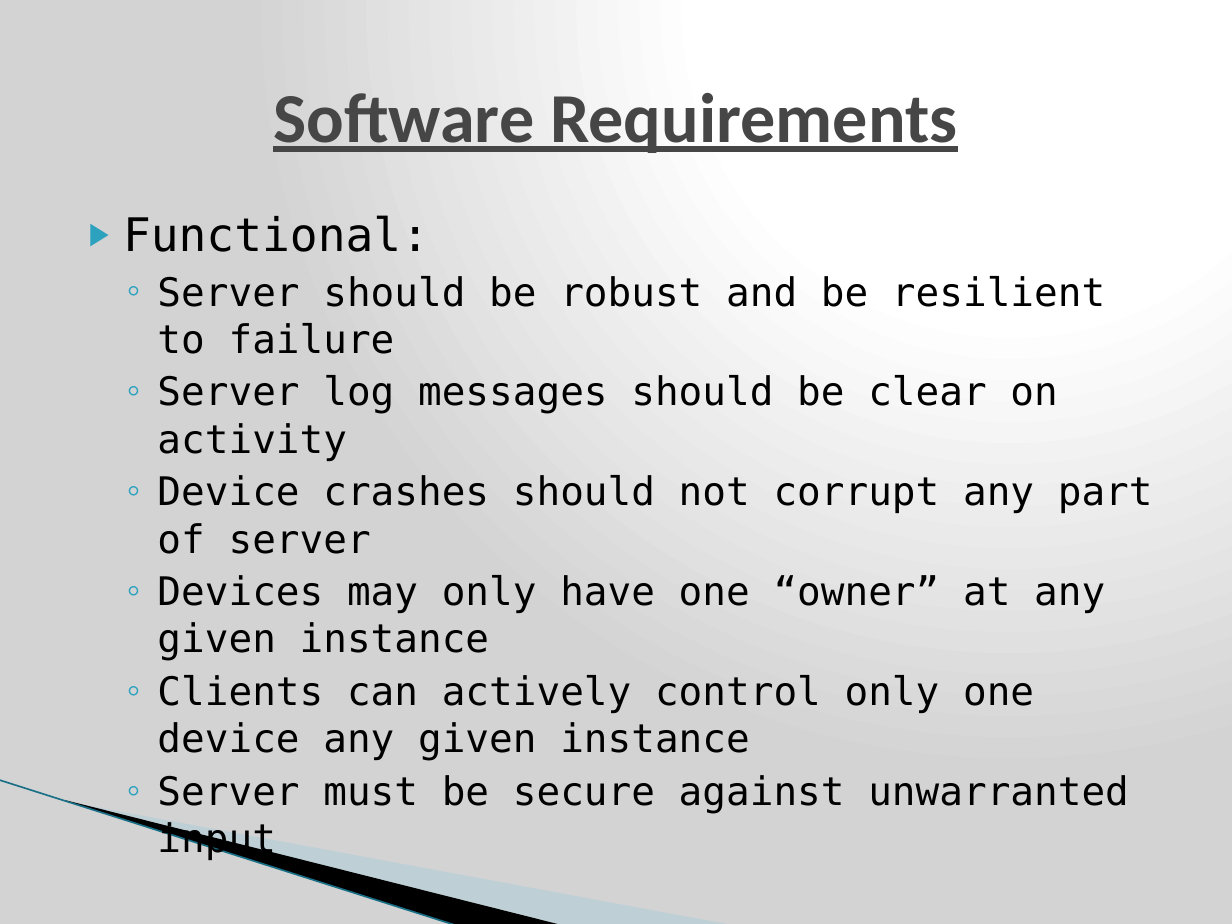
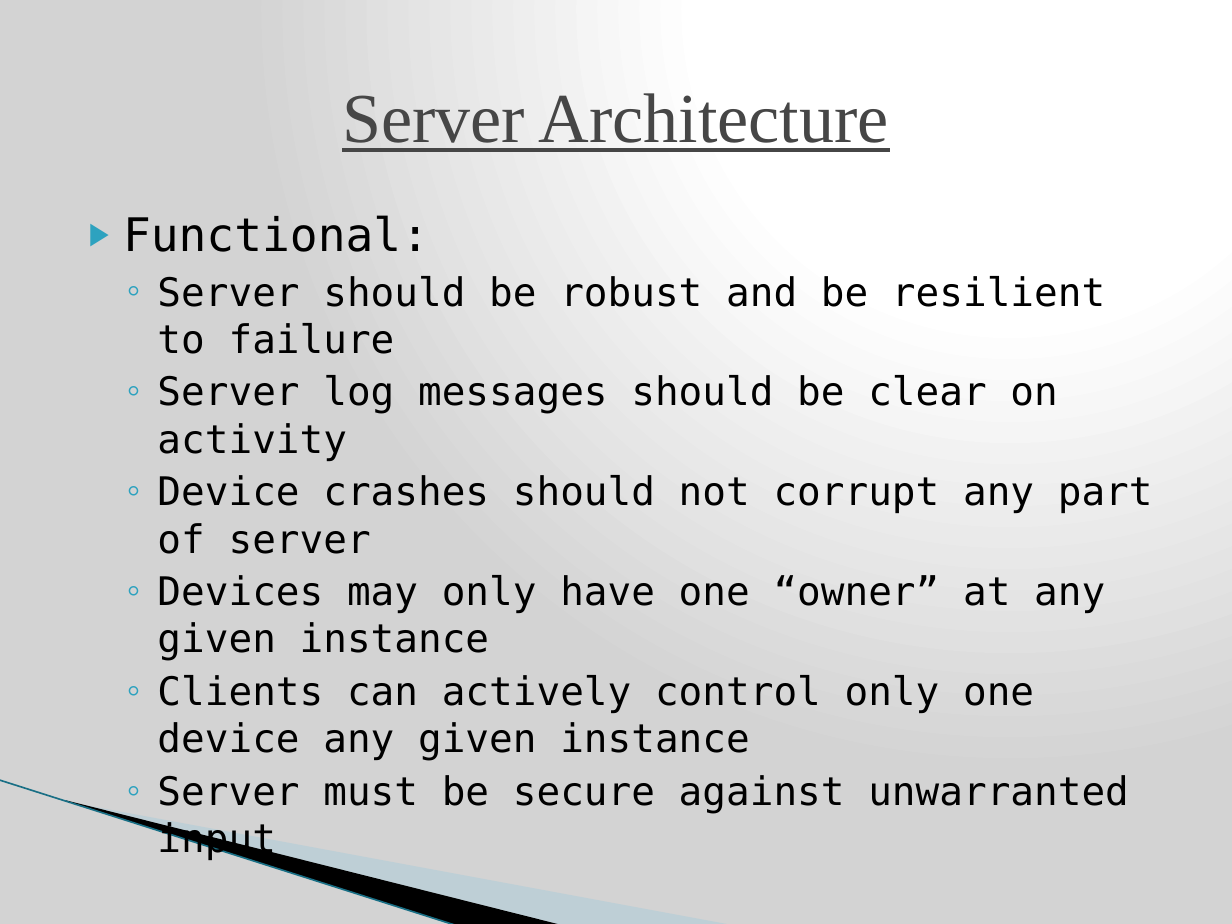
Before and after one commit to nomastmas/raichu, a slide deck: slide 17 of docs/final_presentation_release.pptx. Drawn at 1232x924 pixels with LibreOffice and Linux fonts; fonts in the diff are those of the drawing; background and template pictures are left out. Boxes give left, top, right and bottom in pixels: in the first picture for what was removed or moved away, otherwise in the second. Text is boxed around its words. In the diff, an @@ line names an element or a change of style, - is before the commit and + after.

```diff
--- a/docs/final_presentation_release.pptx
+++ b/docs/final_presentation_release.pptx
@@ title at [342, 93, 889, 152]: text changed; font Calibri to Times New Roman; bold off @@
-Software Requirements
+Server Architecture
```
Also in this commit, not shown: 20 other slides changed.
